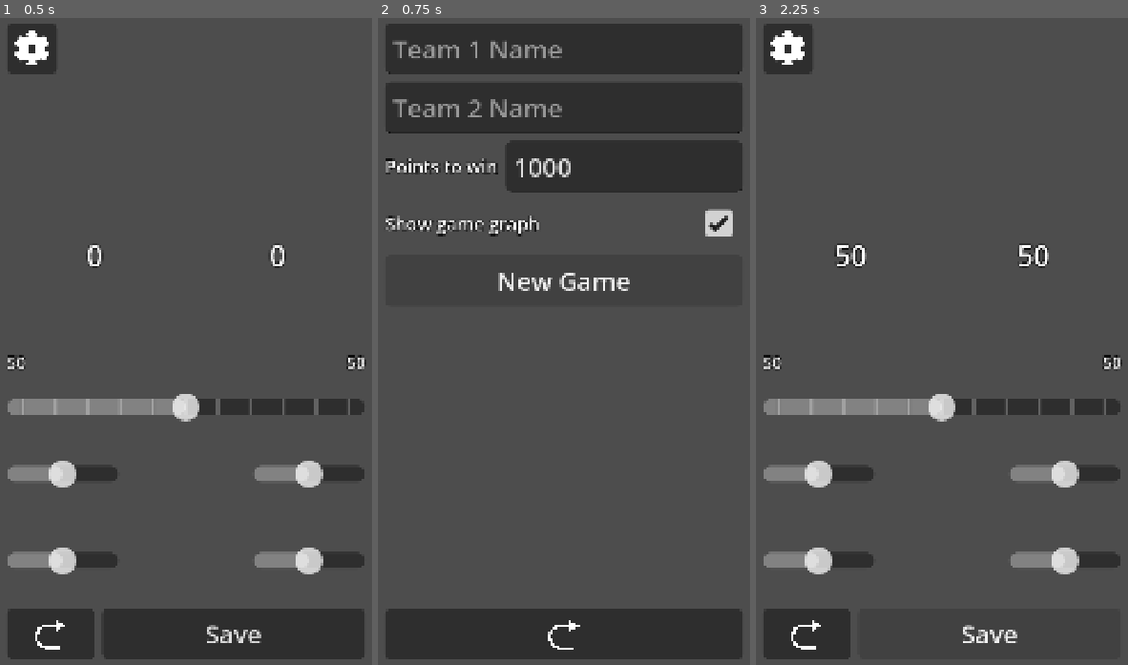
Above: before the commit, frames 1-3 (left to right).
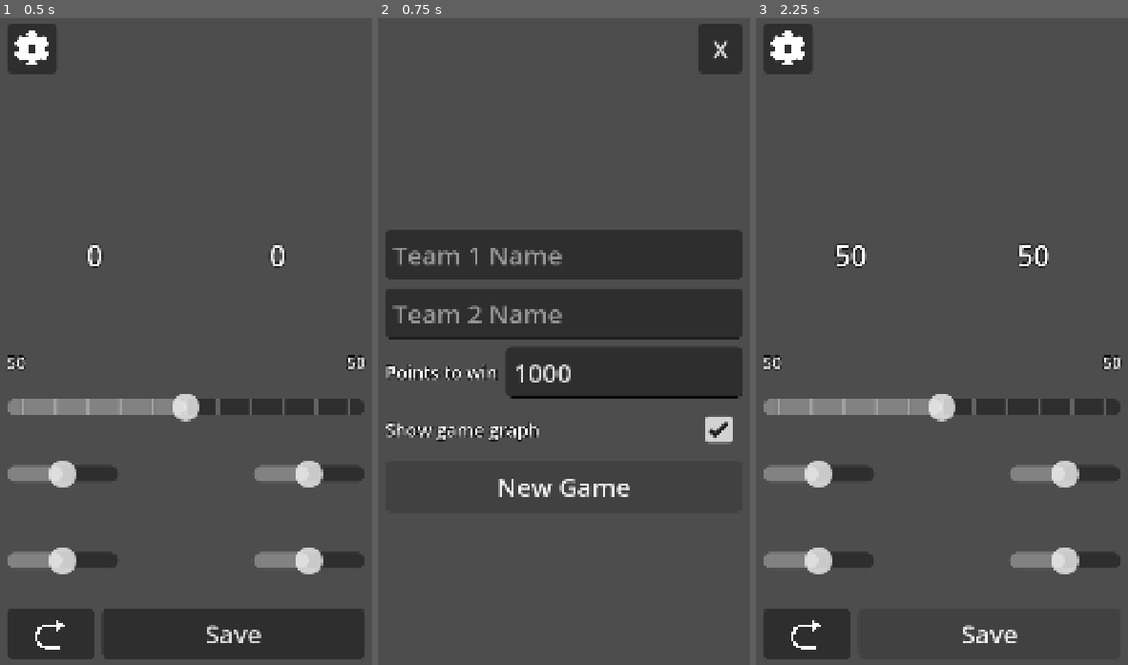
Above: after the commit, the same moments.

Repository: Aspergerli/tichu-Counter
Game: Godot game, scene res://Scenes/main.tscn
The game is run twice, just before and just after one commit, with the same random seed, the same clock (stepped at 60 frames per second) and the same inputs.
Inputs (mouse positions are in pixels of both pictures, inside the frame that each line leads up to; where the layout moved, square brackets give the same spot in the first picture):
- Up to frame 1 (0.5 s): no input
- Up to frame 2 (0.75 s): click (411, 50) at 0.5 s
- Up to frame 3 (2.25 s): click (1098, 50) [942, 632] at 1.25 s; click "Save" at 2 s

Frame 1 is identical in both runs. In frame 2, 43% of the frame differs, in the area x 2-98%, y 0-100%; in frame 3, nothing differs.

Commit message:
Made some minor settings UI changes

Diff:
--- a/Scenes/settings.tscn
+++ b/Scenes/settings.tscn
@@ -4,7 +4,6 @@
 [ext_resource type="Script" uid="uid://y3eavpfksscb" path="res://Scripts/settings.gd" id="1_i44u3"]
 [ext_resource type="LabelSettings" uid="uid://duoipjdy7c4bl" path="res://text/TichuText.tres" id="3_aaqfp"]
 [ext_resource type="Theme" uid="uid://4h5dwwuc6j3b" path="res://text/buttons.tres" id="4_j2dne"]
-[ext_resource type="Texture2D" uid="uid://dcoy21l5ba3jr" path="res://Assets/tickback_export.svg" id="5_j2dne"]
 
 [node name="Control" type="Control" unique_id=1472705281]
 layout_mode = 3
@@ -22,6 +21,15 @@
 offset_right = 990.0
 offset_bottom = 1760.0
 script = ExtResource("1_4geyq")
+
+[node name="ReturnButton" type="Button" parent="VBoxContainer" unique_id=156369997]
+layout_mode = 2
+size_flags_horizontal = 8
+size_flags_vertical = 2
+theme = ExtResource("4_j2dne")
+text = " X "
+icon_alignment = 1
+expand_icon = true
 
 [node name="NameEditTeam1" type="LineEdit" parent="VBoxContainer" unique_id=2144826226]
 layout_mode = 2
@@ -62,17 +70,9 @@
 
 [node name="NewGameButton" type="Button" parent="VBoxContainer" unique_id=1262960328]
 layout_mode = 2
+size_flags_vertical = 2
 theme = ExtResource("4_j2dne")
 text = "New Game"
 
-[node name="ReturnButton" type="Button" parent="VBoxContainer" unique_id=156369997]
-layout_mode = 2
-size_flags_vertical = 10
-theme = ExtResource("4_j2dne")
-text = " "
-icon = ExtResource("5_j2dne")
-icon_alignment = 1
-expand_icon = true
-
+[connection signal="pressed" from="VBoxContainer/ReturnButton" to="." method="_on_return_button_pressed"]
 [connection signal="pressed" from="VBoxContainer/NewGameButton" to="." method="_on_new_game_button_pressed"]
-[connection signal="pressed" from="VBoxContainer/ReturnButton" to="." method="_on_return_button_pressed"]
--- a/Scripts/graph.gd
+++ b/Scripts/graph.gd
@@ -62,6 +62,7 @@
 	lineConf.style.fills.append(fillConf)
 
 	x_axis.scale = TauAxisConfig.Scale.LINEAR
+	x_axis.tick_count_preferred = Globals.counter.points_team_1.size()
 	x_axis.title = "round"
 	x_axis.include_zero_in_domain = true
 
